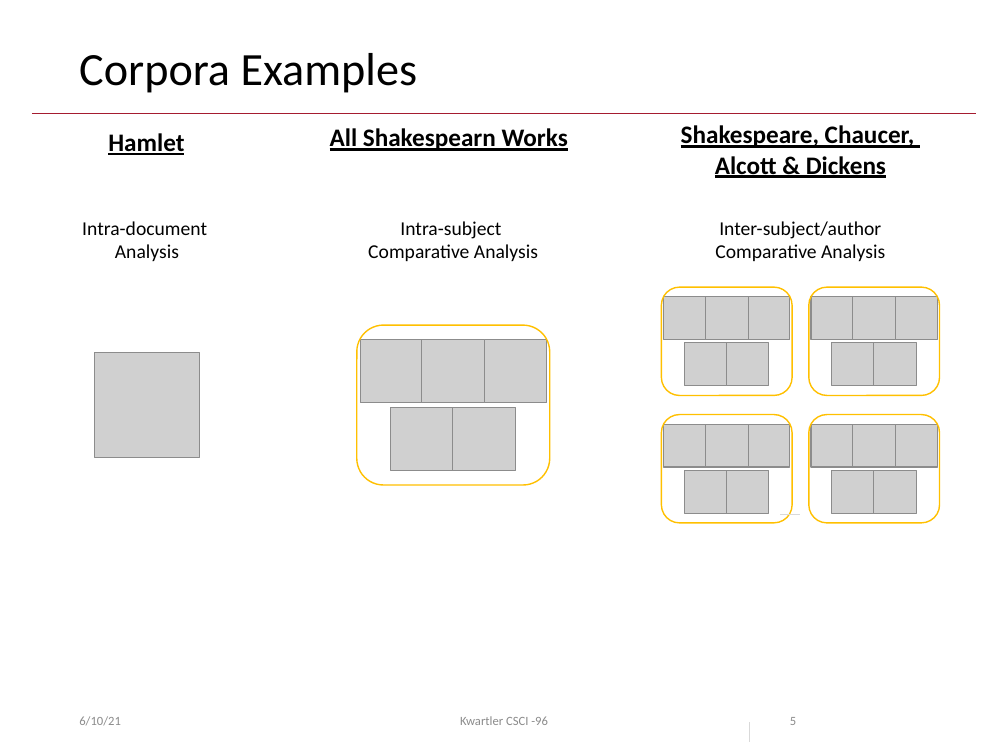
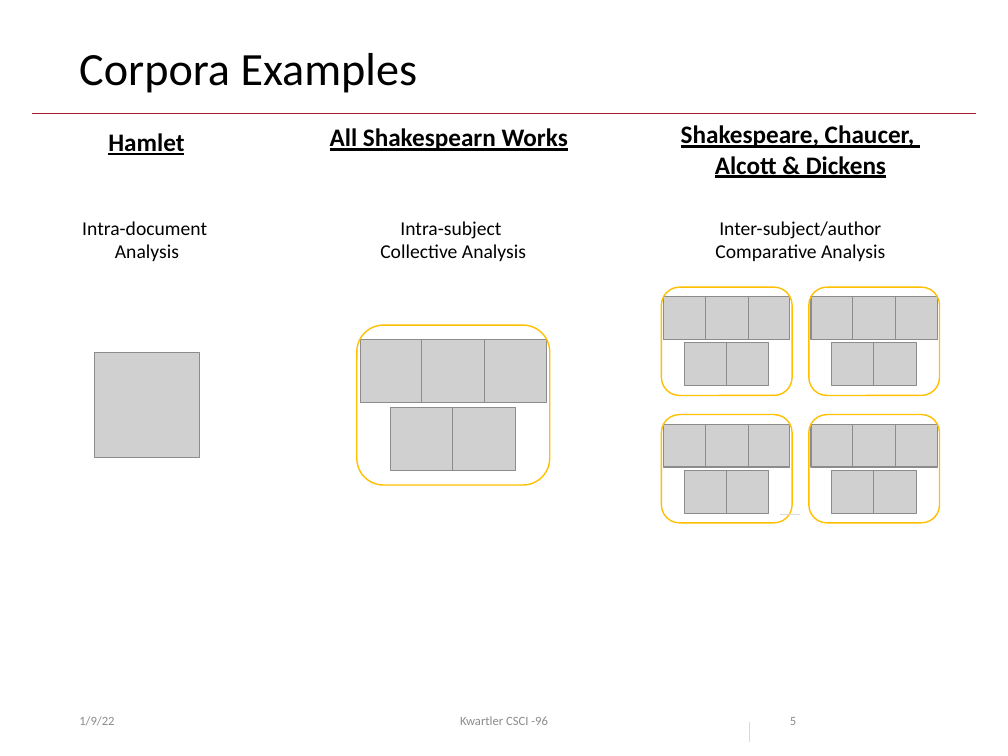
Before and after one commit to kwartler/GSERM_Text_Remote_student, a slide deck: slide 5 of student_lessons/A_Setup_Intro_Basics/Day1_live_C.pptx. Drawn at 1008x756 pixels with LibreOffice and Linux fonts; fonts in the diff are those of the drawing; grey boxes stand for pictures; background and template pictures are left out. Boxes give left, top, right and bottom in pixels: in the first picture for what was removed or moved away, otherwise in the second. Text is boxed around its words. In the diff, an @@ line names an element or a change of style, - is before the commit and + after.

Commit message:
small typos

```diff
--- a/student_lessons/A_Setup_Intro_Basics/Day1_live_C.pptx
+++ b/student_lessons/A_Setup_Intro_Basics/Day1_live_C.pptx
@@ text "Intra-subject": place and size @@
-text "Intra-subject" at (368,221,538,261)
+text "Intra-subject" at (380,221,526,261)
@@ text at (380,244,526,261): text changed @@
-Comparative Analysis
+Collective Analysis
@@ text at (79,716,114,725): text changed @@
-6/10/21
+1/9/22
```
Also in this commit, not shown: 20 other slides changed.
